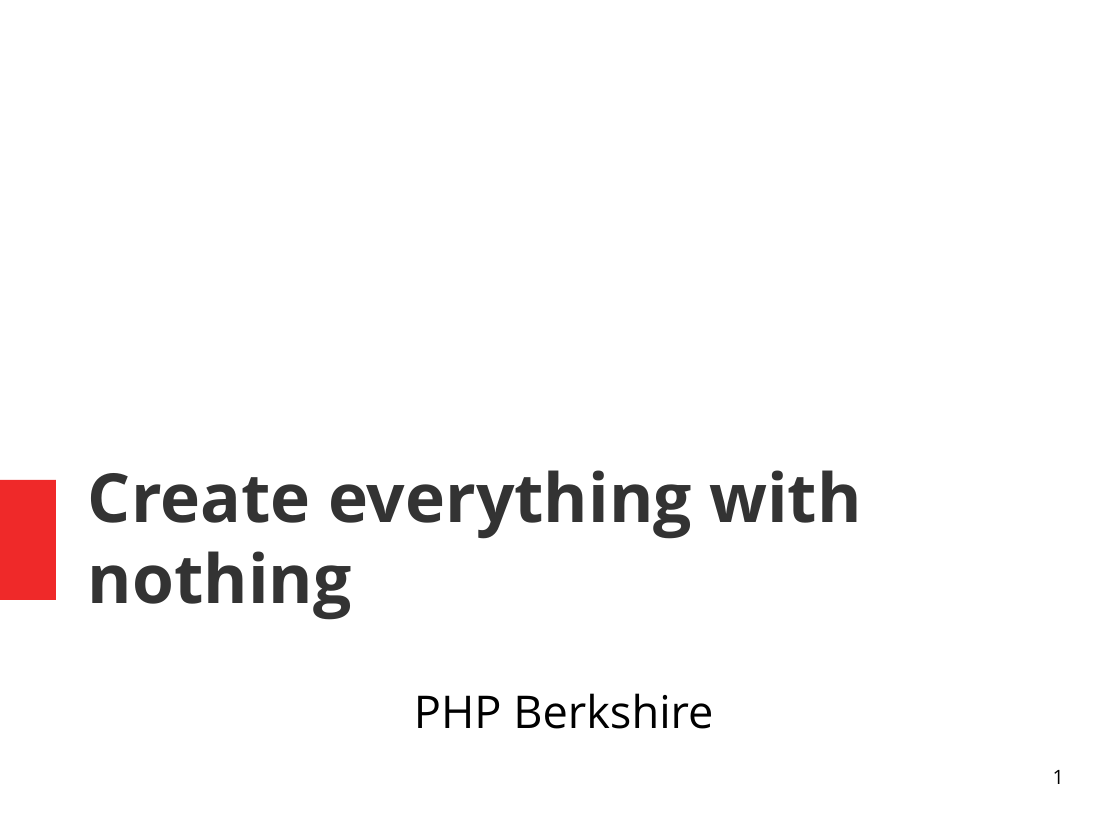
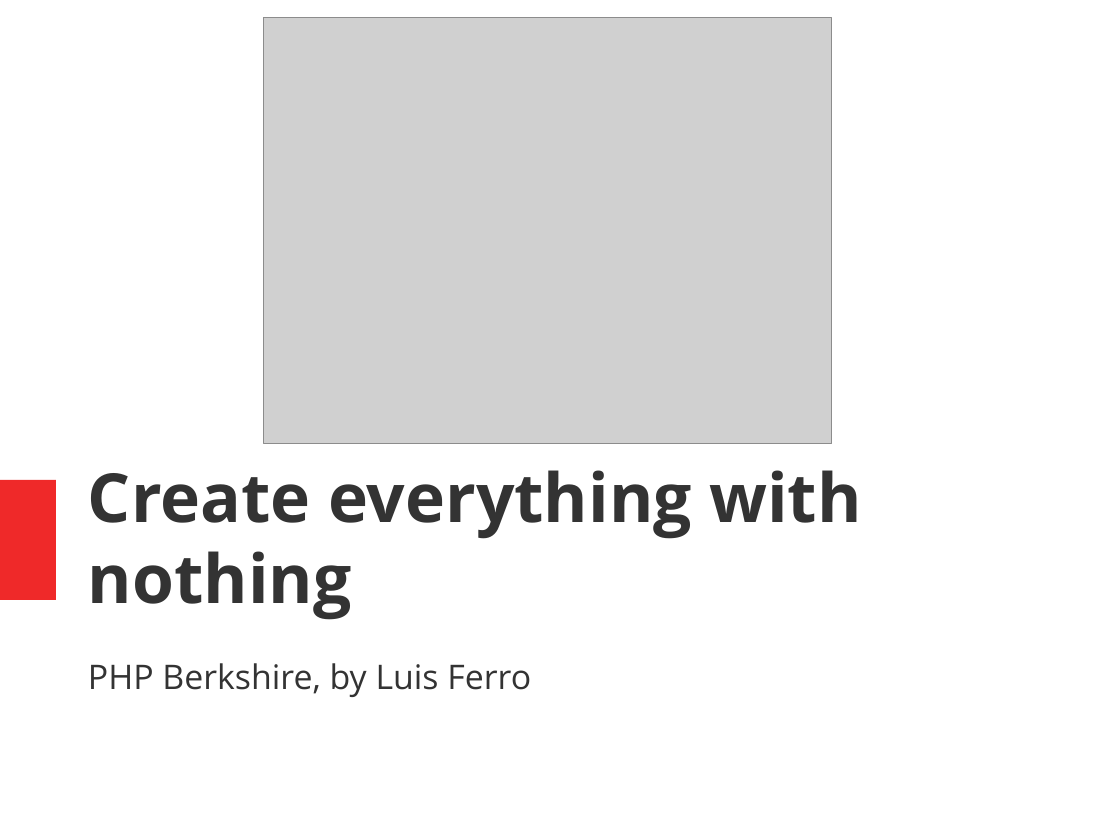
Before and after one commit to lferro9000/procedural-generation, a slide deck: slide 1 of procedural.odp. Drawn at 1120x840 pixels with LibreOffice and Linux fonts; fonts in the diff are those of the drawing; grey boxes stand for pictures. Boxes give left, top, right and bottom in pixels: in the first picture for what was removed or moved away, otherwise in the second. Text is boxed around its words. In the diff, an @@ line names an element or a change of style, - is before the commit and + after.

```diff
--- a/procedural.odp
+++ b/procedural.odp
@@ picture added at [264, 17, 832, 443] @@
@@ text "PHP Berkshire, by Luis Ferro" at [88, 663, 531, 697]: vertical alignment middle to top @@
@@ text at [88, 663, 531, 697]: text changed; size 32 to 24 pt; text colour #000000 to #333333 @@
-PHP Berkshire
+PHP Berkshire, by Luis Ferro
@@ page number removed at [1053, 770, 1064, 784] @@
-1
```
Also in this commit, not shown: 13 other slides changed, 1 other file.
